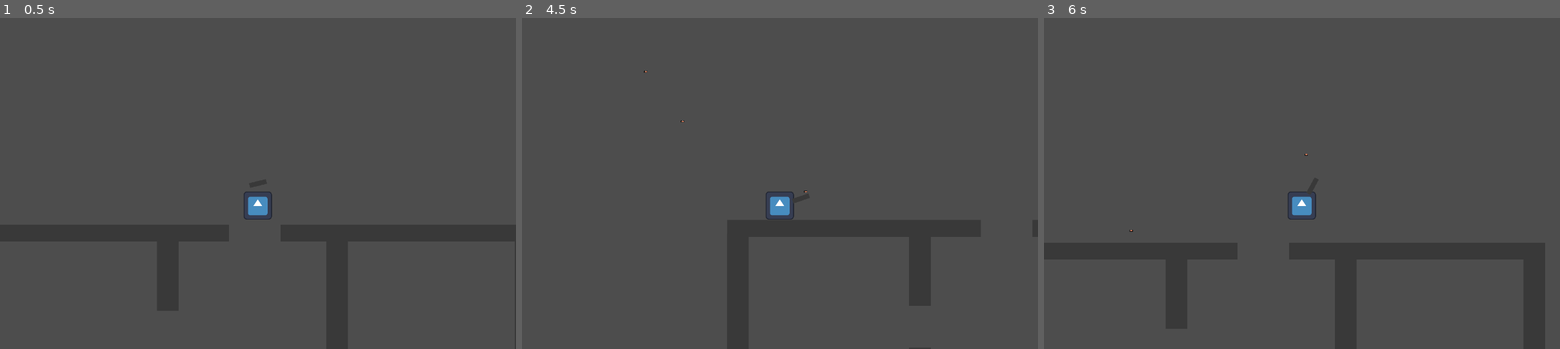
Above: before the commit, frames 1-3 (left to right).
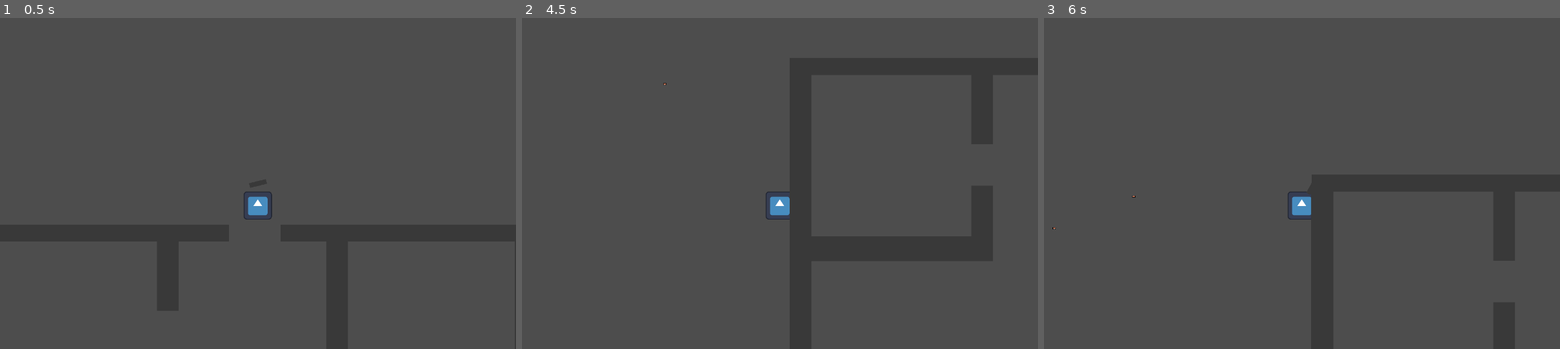
Above: after the commit, the same moments.

Repository: jceja3936/Speedial-Phoenix
Game: Godot game, scene res://scenes/level.tscn
Two runs of this game, one before a commit and one after it. Both use one fixed random seed, a clock stepped at 60 frames per second and the inputs below. The engine's default icon, where the game draws it, is replaced by a stand-in: a white triangle on a blue panel in a dark square.
Inputs (mouse positions are in pixels of both pictures, inside the frame that each line leads up to):
- Up to frame 1 (0.5 s): no input
- Up to frame 2 (4.5 s): tap Enter at 0.5 s; move the mouse to (754, 249) at 0.52 s; press the mouse at (754, 249) at 0.53 s; hold W (Up) 0.53-2.03 s; move the mouse to (934, 233) at 1.27 s; release the mouse at (934, 233) at 1.28 s; click (934, 233) at 1.35 s; move the mouse to (625, 133) at 2.02 s; press the mouse at (625, 133) at 2.03 s; hold Left (Left) 2.03-3.53 s; move the mouse to (805, 183) at 2.77 s; release the mouse at (805, 183) at 2.78 s; click (805, 183) at 2.85 s; move the mouse to (702, 100) at 3.52 s; press the mouse at (702, 100) at 3.53 s; hold S (Down) 3.53-4.28 s; move the mouse to (893, 166) at 4.27 s; release the mouse at (893, 166) at 4.28 s; hold Right (Right) from 4.28 s (still down); click (893, 166) at 4.35 s
- Up to frame 3 (6 s): move the mouse to (1198, 200) at 5.02 s; release Right (Right) at 5.03 s; press the mouse at (1198, 200) at 5.03 s; hold W (Up) 5.03-5.78 s; move the mouse to (1353, 110) at 5.77 s; release the mouse at (1353, 110) at 5.78 s; hold Right (Right) from 5.78 s (still down); click (1353, 110) at 5.85 s

Frame 1 is identical in both runs. In frame 2, less than 0.1% of the frame differs, in the area x 23-56%, y 15-61%; in frame 3, less than 0.1%, in the area x 1-53%, y 41-65%.

Commit message:
quality of life
bug fix makes game less jittery

Diff:
--- a/3d1/bullet.gd
+++ b/3d1/bullet.gd
@@ -3,7 +3,7 @@
 var pos:Vector2
 var dir:float
 var rota: float
-var speed = 1400
+var speed = 1800
 
 
 func _ready() -> void:
--- a/3d1/player.gd
+++ b/3d1/player.gd
@@ -1,7 +1,7 @@
 extends CharacterBody2D
 
 const GRAVITY = 1000
-@export var speed = 200
+@export var speed = 800
 @export var jump = -800
 @export var shootSFX :  AudioStreamPlayer2D
 @export var bullet : PackedScene = load("res://scenes/bullet.tscn")
@@ -12,18 +12,19 @@
 func _ready() -> void:
 	canFire = true
 
-# Called every frame. 'delta' is the elapsed time since the previous frame.
-func _process(delta: float) -> void:
-
+func _physics_process(delta: float) -> void:
 	if Input.is_action_pressed("shoot"):
 		if canFire:
 			shootSFX.play()
 			fire()
 
 
+# Called every frame. 'delta' is the elapsed time since the previous frame.
+
+func _process(delta: float) -> void:
 	var dir = Input.get_vector("Left","Right", "Up", "Down")
 	if dir:
-		velocity = dir * speed
+		position += dir * speed * delta
 	else:
 		velocity = Vector2(0,0)
 	move_and_slide()
--- a/3d1/scenes/player.tscn
+++ b/3d1/scenes/player.tscn
@@ -8,7 +8,7 @@
 
 [node name="Player" type="CharacterBody2D" node_paths=PackedStringArray("shootSFX", "gun")]
 script = ExtResource("1_g2els")
-speed = 800
+speed = 1000
 shootSFX = NodePath("AudioStreamPlayer2D")
 bullet = ExtResource("4_dqkch")
 gun = NodePath("gun")
